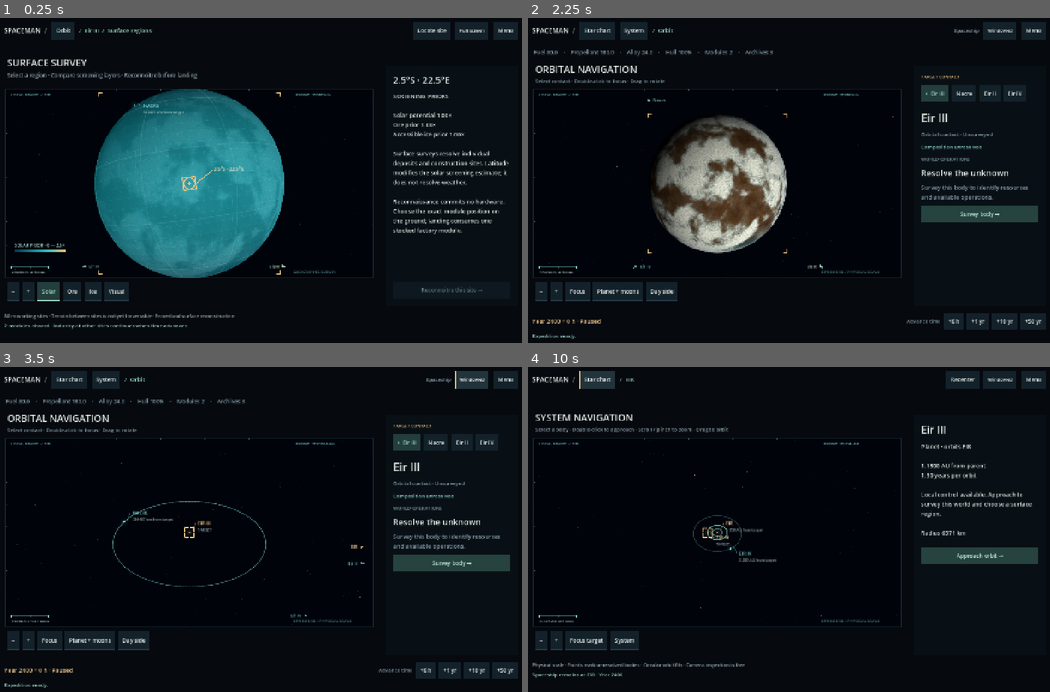
Above: before the commit, frames 1-4 (two rows, left to right).
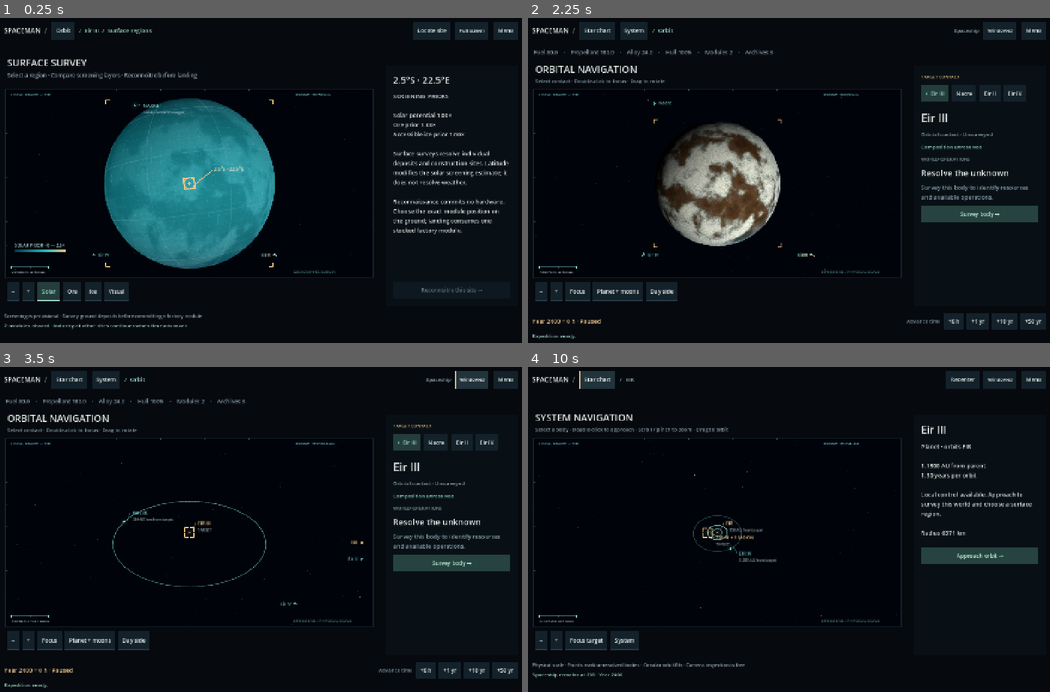
Above: after the commit, the same moments.

Repository: ulfur/spaceman
Game: Godot game, scene res://scenes/regions.tscn
Same seed, same stepped clock (60 frames per second), same inputs: the game is played once before the commit and once after it. This scene is started directly instead of the project's main scene.
Inputs (mouse positions are in pixels of both pictures, inside the frame that each line leads up to):
- Up to frame 1 (0.25 s): no input
- Up to frame 2 (2.25 s): click "Locate site" at 0.5 s; click "Full screen" at 1.25 s; click "Orbit" at 2 s
- Up to frame 3 (3.5 s): click "Windowed" at 2.75 s
- Up to frame 4 (10 s): click "Star chart" at 3.5 s; click "Full screen" at 4.25 s; click "Galaxy" at 5 s; click "Windowed" at 5.75 s; click "Spaceship" at 6.5 s; tap Enter at 7.25 s; drag from (789, 529) to (841, 458) at 7.27 s; click "EIR orbit →" at 8 s; click "Full screen" at 8.75 s; click "Star chart" at 9.5 s

The runs differ from the first frame. In frame 1, 4.8% of the frame differs, in the area x 0-62%, y 21-93%; in frame 2, 5.0%, in the area x 2-70%, y 23-79%; in frame 3, 0.1%; in frame 4, less than 0.1%.

Commit message:
Align navigation picking with viewport resolution and refine survey framing

Diff:
--- a/scripts/celestial_overlay.gd
+++ b/scripts/celestial_overlay.gd
@@ -35,6 +35,12 @@
 		var hit: Dictionary = universe.contact_hits[id]
 		var point: Vector2 = hit.point
 		var selected: bool = id == universe.selected
+		var grouped_moons := 0
+		for body in universe.session.expedition.scenario.bodies:
+			if body.kind != "moon" or body.system != universe.reference or not universe.positions.has(body.id): continue
+			if Mechanics.orbit(universe.session, body.id).parent == id and universe.project_body(body.id).distance_to(point) < 20:
+				grouped_moons += 1
+				if body.id == universe.selected: selected = true
 		var hover: bool = id == universe.hovered
 		var stellar: bool = not universe.session.expedition.state.bodies.has(id)
 		var color := GOLD if selected else (Color("ffd5a1") if stellar else CYAN)
@@ -42,9 +48,7 @@
 			var outward := (point - center).normalized()
 			var tangent := Vector2(-outward.y, outward.x)
 			draw_colored_polygon(PackedVector2Array([point + outward * 7, point - outward * 5 + tangent * 4, point - outward * 5 - tangent * 4]), Color(color, 1.0 if hover else 0.7))
-			var label_at := point + Vector2(12, 4)
-			if point.x > center.x: label_at.x = point.x - ThemeDB.fallback_font.get_string_size(universe.title(id), HORIZONTAL_ALIGNMENT_LEFT, -1, 12).x - 12
-			line_label(label_at, universe.title(id), Color(color, 0.85))
+			line_label(hit.label_at, universe.title(id), Color(color, 0.85))
 			if hover: brackets(point, 0, color)
 			continue
 		if hit.radius < 4:
@@ -53,6 +57,7 @@
 		if selected or hover: brackets(point, hit.radius, color)
 		if hit.radius > 70 and not hover: continue
 		var caption: String = universe.title(id).to_upper()
+		if grouped_moons > 0: caption += " + %d MOON%s" % [grouped_moons, "S" if grouped_moons > 1 else ""]
 		var below: String = "TARGET" if selected else universe.contact_distance(id) + " from target"
 		var text_size := ThemeDB.fallback_font.get_string_size(caption, HORIZONTAL_ALIGNMENT_LEFT, -1, 13)
 		var at := point + Vector2(maxf(22, hit.radius + 18), -20)
--- a/scripts/regions.gd
+++ b/scripts/regions.gd
@@ -59,7 +59,7 @@
 	approach = UI.button("Reconnoitre this site →", approach_region, "ApproachRegion", true)
 	right.add_child(approach)
 	var footer := UI.footer(self)
-	footer.add_child(UI.label("80 m working sites · Terrain between sites is not yet traversable · Procedural surface reconstruction", 13, UI.MUTED))
+	footer.add_child(UI.label("Screening is provisional · Survey ground deposits before committing a factory module", 13, UI.MUTED))
 	status = UI.status(footer)
 	select_region(selected)
 	Nav.arrive(self, globe)
--- a/scripts/universe.gd
+++ b/scripts/universe.gd
@@ -33,7 +33,6 @@
 var zoom_target := -1.0
 var hovered := ""
 var contact_hits: Dictionary = {}
-var survey_layer := "solar"
 
 static func shared(owner: Node) -> Node:
 	# Engine autoloads enter the tree before the main scene. Never attach a
@@ -237,7 +236,7 @@
 func project_position(at: Array) -> Vector3:
 	var relative := normalized_position(at)
 	if camera.is_position_behind(relative): return Vector3(-100000, -100000, -1)
-	var point := camera.unproject_position(relative) + frame.position
+	var point := camera.unproject_position(relative) * frame.size / Vector2(viewport.size) + frame.position
 	return Vector3(point.x, point.y, relative.distance_to(camera.position))
 
 func project_body(id: String) -> Vector2:
@@ -292,12 +291,11 @@
 	for body in session.expedition.scenario.bodies:
 		if body.system == reference and positions.has(body.id): ids.append(body.id)
 	var occupied: Array[Rect2] = []
-	var bounds := frame.grow(-30)
+	var bounds := Rect2(frame.position + Vector2(30, 38), frame.size - Vector2(60, 100))
 	for id in ids:
 		var projected := project_body(id)
 		var on_screen := points.has(id) and bounds.has_point(projected)
 		if on_screen and session.expedition.state.bodies.has(id):
-			var body: Dictionary = session.expedition.state.bodies[id]
 			var parent: String = Mechanics.orbit(session, id).parent
 			if points.has(parent) and projected.distance_to(points[parent].point) < 20: continue
 		if on_screen and occluded(id): continue
@@ -320,6 +318,12 @@
 				else: projected.x = clampf(projected.x + 114, bounds.position.x, bounds.end.x)
 		var radius: float = points[id].radius if on_screen else 0.0
 		contact_hits[id] = {"point": projected, "radius": radius, "edge": not on_screen}
+		if not on_screen:
+			var width := ThemeDB.fallback_font.get_string_size(title(id), HORIZONTAL_ALIGNMENT_LEFT, -1, 12).x
+			var label_at := projected + Vector2(12, 4)
+			if projected.x > bounds.get_center().x: label_at.x = projected.x - width - 12
+			contact_hits[id].label_at = label_at
+			contact_hits[id].label_rect = Rect2(label_at - Vector2(5, 15), Vector2(width + 10, 22))
 		occupied.append(Rect2(projected - Vector2(100, 38), Vector2(200, 76)))
 
 func pick_contact(pixel: Vector2, exclude: String = "") -> String:
@@ -331,6 +335,7 @@
 		var hit: Dictionary = contact_hits[id]
 		var delta: float = pixel.distance_to(hit.point)
 		var limit := maxf(18.0, hit.radius)
+		if hit.has("label_rect") and hit.label_rect.has_point(pixel): return id
 		if delta > limit: continue
 		# Resolve small contact markers before a large planet silhouette.
 		var score := delta / limit + (1.0 if hit.radius > 20 else 0.0)
@@ -357,7 +362,7 @@
 
 func focus_region(id: String, region: Vector2i) -> void:
 	tracking = id
-	fly(positions[id], radii[id] * 2.6, Mechanics.orientation(session, id, session.elapsed_hours()) * Mechanics.normal(region))
+	fly(positions[id], radii[id] * 2.85, Mechanics.orientation(session, id, session.elapsed_hours()) * Mechanics.normal(region))
 
 func project_region(id: String, region: Vector2i) -> Vector3:
 	return project_normal(id, Mechanics.normal(region))
@@ -366,14 +371,14 @@
 	var n := Mechanics.orientation(session, id, session.elapsed_hours()) * normal_value
 	var center := normalized_position(positions[id])
 	var r: float = radii[id] / distance * 1000.0
-	var point := camera.unproject_position(center + n * r) + frame.position
+	var point := camera.unproject_position(center + n * r) * frame.size / Vector2(viewport.size) + frame.position
 	return Vector3(point.x, point.y, n.dot((camera.position - center - n * r).normalized()))
 
 func clear_survey() -> void:
 	for material in materials.values(): material.set_shader_parameter("survey_mode", 0)
 
 func pick_region(id: String, pixel: Vector2) -> Vector2i:
-	var ray := camera.project_ray_normal(pixel - frame.position)
+	var ray := camera.project_ray_normal((pixel - frame.position) * Vector2(viewport.size) / frame.size)
 	var origin := camera.position - normalized_position(positions[id])
 	var r: float = radii[id] / distance * 1000.0
 	var b := origin.dot(ray)
--- a/tests/test_command_ui.gd
+++ b/tests/test_command_ui.gd
@@ -74,7 +74,7 @@
 	await click("FramePlanet"); await settle()
 	check(universe.project_body("prospect_3_c").distance_to(universe.frame.get_center()) < 1, "Focus approaches the selected contact")
 	check(universe.contact_hits.has("prospect_3_b"), "The parent remains accessible as an off-screen bearing")
-	point(universe.contact_hits.prospect_3_b.point)
+	point(universe.contact_hits.prospect_3_b.label_rect.get_center())
 	check(game.selected == "prospect_3_b", "Off-screen parent bearing selects the actual parent")
 	await click("FrameMoons"); await settle()
 	await capture("32-command-orbit")
@@ -84,6 +84,15 @@
 	await settle()
 	check(game.name == "Regions" and universe.mode == "regions", "Surface enters geographic survey")
 	check(universe.distance < universe.radii.prospect_3_b * 3, "Survey approaches the chosen geographic hemisphere")
+	# Rendering resolution and instrument coordinates must remain independent.
+	var previous_shrink: int = universe.container.stretch_shrink
+	universe.container.stretch_shrink = 3
+	await process_frame; await process_frame
+	check(universe.project_body("prospect_3_b").distance_to(universe.frame.get_center()) < 1, "Changing rendering resolution preserves the instrument frame")
+	var center_region: Vector2i = universe.pick_region("prospect_3_b", universe.frame.get_center())
+	check(center_region == Vector2i(48, 15), "Raycasting respects scaled SubViewport coordinates")
+	universe.container.stretch_shrink = previous_shrink
+	await process_frame; await process_frame
 	await click("Layer_ore")
 	check(game.globe.screening == "ore", "Screening layer is controlled from the visible rail")
 	var region := Vector2i(47, 15)
